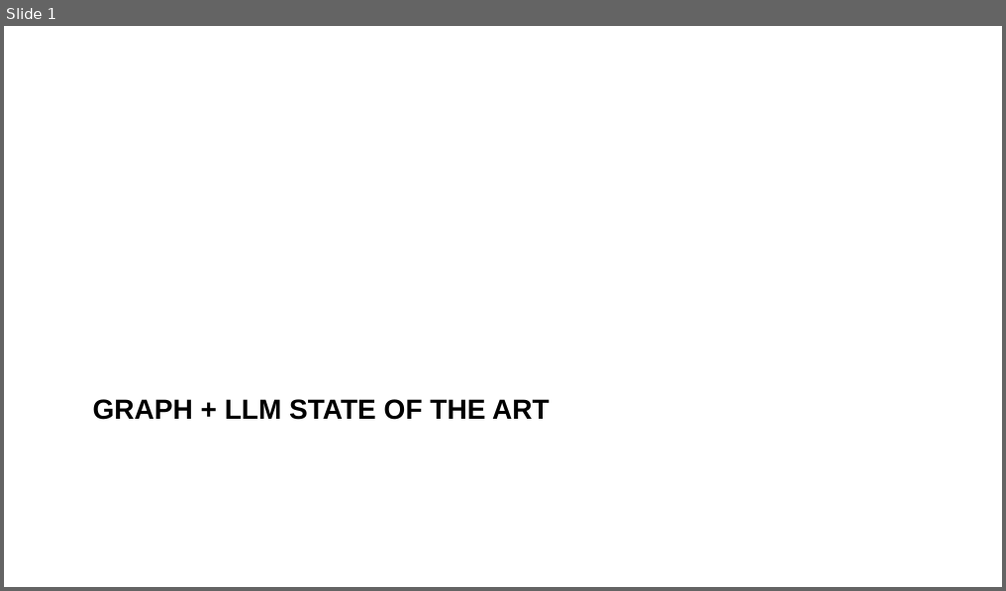
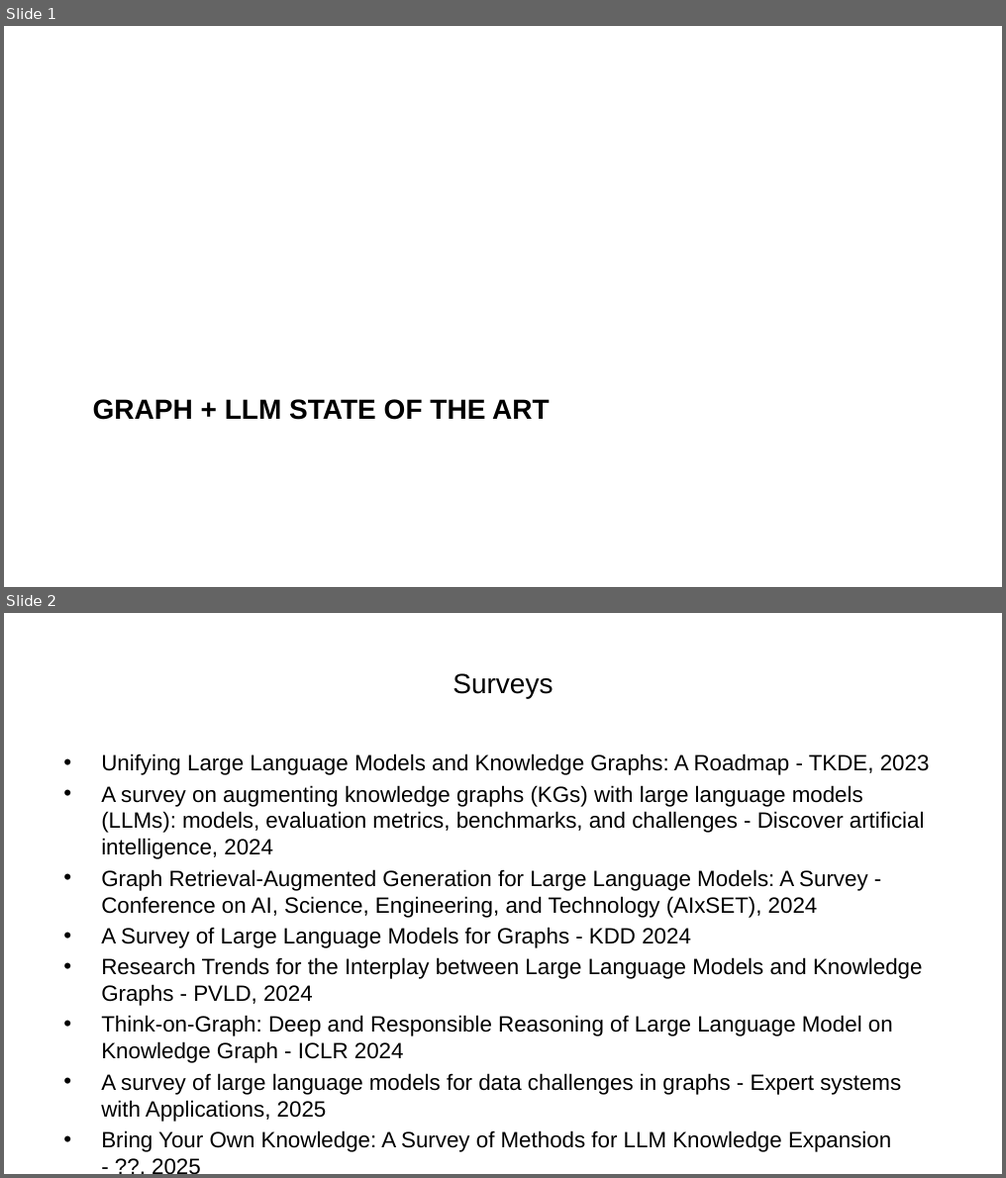
Before and after one commit to ManuelePasini/slides-markdown, a slide deck: graph_llm.pptx. Shown one above the other, each under a label of ours: slide 1 before the commit, slides 1 and 2 after it. The pictures are 1006x591 and 1006x1178 pixels, drawn with LibreOffice and Linux fonts; fonts in the diff are those of the drawing. Boxes give left, top, right and bottom in pixels: in the first picture for what was removed or moved away, otherwise in the second. Text is boxed around its words. In the diff, an @@ line names an element or a change of style, - is before the commit and + after.

```diff
--- a/graph_llm.pptx
+++ b/graph_llm.pptx
@@ slide 2 added at (4, 613, 1002, 1174), background #FFFFFF @@
@@ title added at (452, 673, 552, 698), 20 pt, text #000000 @@
+Surveys
@@ text added at (101, 754, 930, 1153), 16 pt, text #000000 @@
+• Unifying Large Language Models and Knowledge Graphs: A Roadmap - TKDE, 2023
+• A survey on augmenting knowledge graphs (KGs) with large language models (LLMs): models, evaluation metrics, benchmarks, and challenges - Discover artificial intelligence, 2024
+• Graph Retrieval-Augmented Generation for Large Language Models: A Survey - Conference on AI, Science, Engineering, and Technology (AIxSET), 2024
+• A Survey of Large Language Models for Graphs - KDD 2024
+• Research Trends for the Interplay between Large Language Models and Knowledge Graphs - PVLD, 2024
+• Think-on-Graph: Deep and Responsible Reasoning of Large Language Model on Knowledge Graph - ICLR 2024
+• A survey of large language models for data challenges in graphs - Expert systems with Applications, 2025
+• Bring Your Own Knowledge: A Survey of Methods for LLM Knowledge Expansion - ??, 2025
```
Also in this commit, not shown: 2 slides changed, 5 other files.
